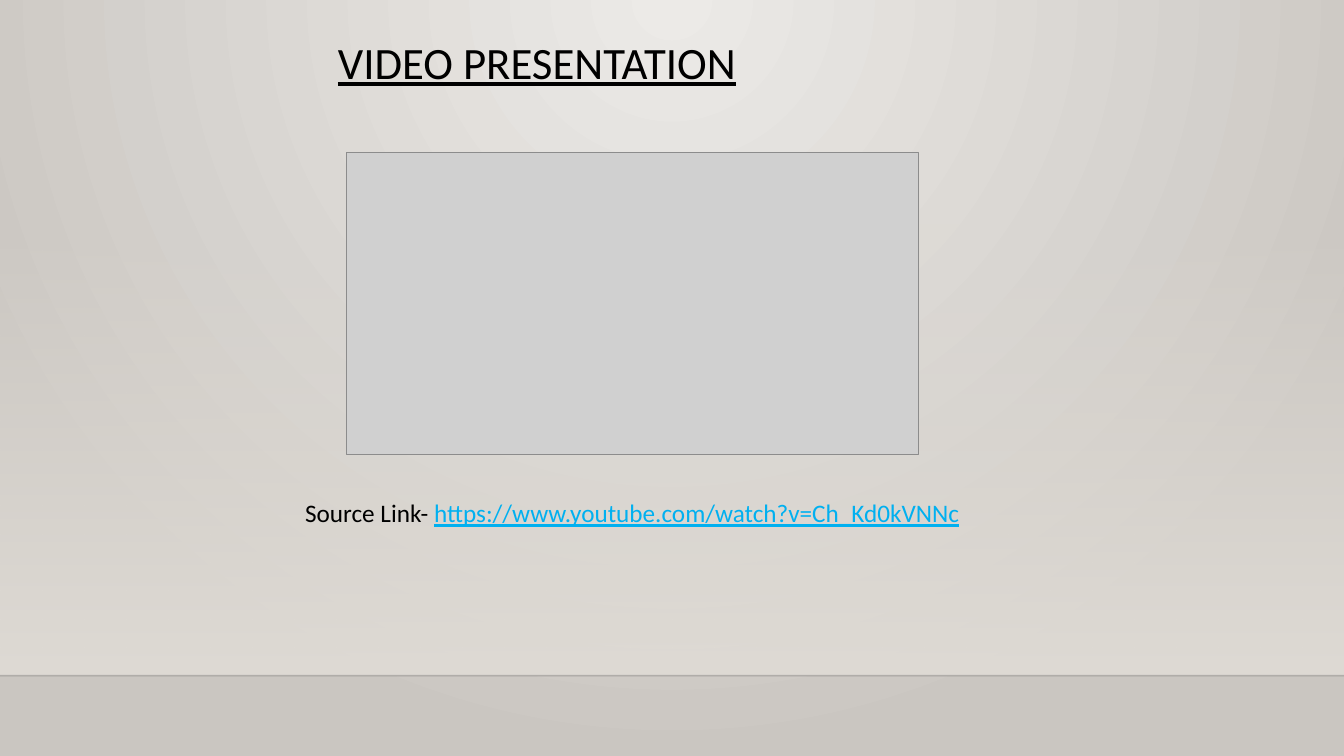
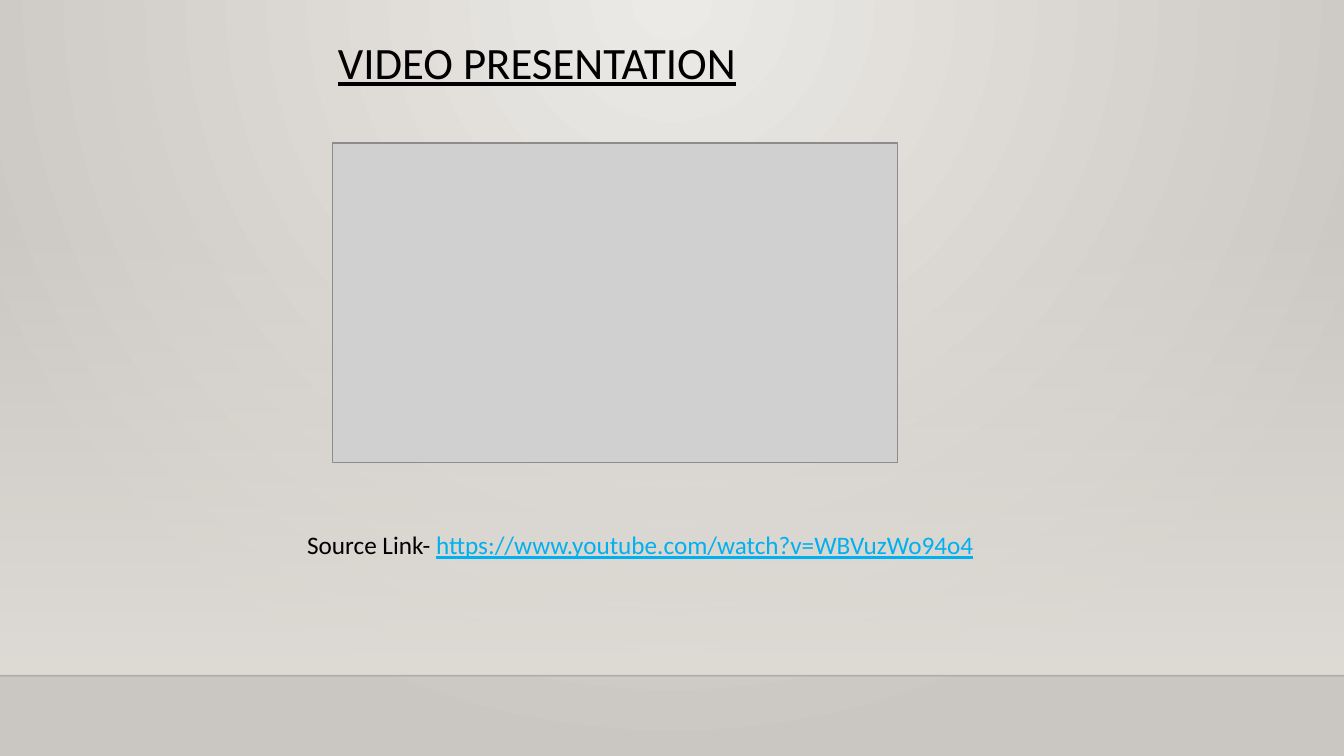
Before and after one commit to sauravanand2612/sauravanand2612.github.io, a slide deck: slide 12 of dcrVC.pptx (slide 4 before the commit). Drawn at 1344x756 pixels with LibreOffice and Linux fonts; fonts in the diff are those of the drawing; grey boxes stand for pictures; background and template pictures are left out. Boxes give left, top, right and bottom in pixels: in the first picture for what was removed or moved away, otherwise in the second. Text is boxed around its words. In the diff, an @@ line names an element or a change of style, - is before the commit and + after.

```diff
--- a/dcrVC.pptx
+++ b/dcrVC.pptx
@@ picture: place and size @@
-picture at box(347, 152, 919, 455)
+picture at box(333, 143, 898, 463)
@@ text at box(307, 536, 973, 559): text changed @@
-Source Link- https://www.youtube.com/watch?v=Ch_Kd0kVNNc
+Source Link- https://www.youtube.com/watch?v=WBVuzWo94o4
```
Also in this commit, not shown: 5 other slides changed, 5 slides added.
